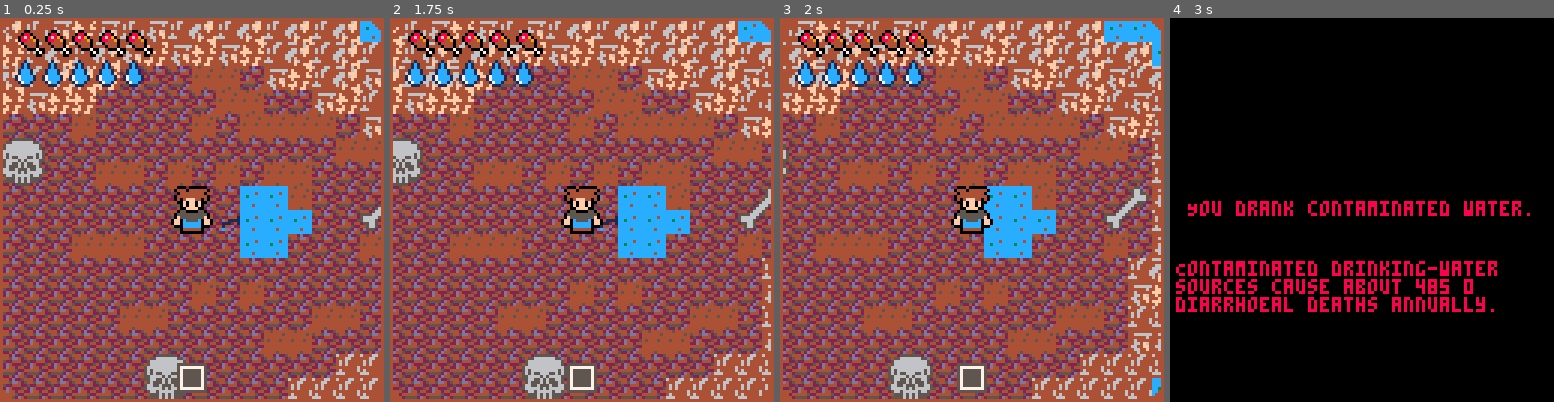
Above: before the commit, frames 1-4 (left to right).
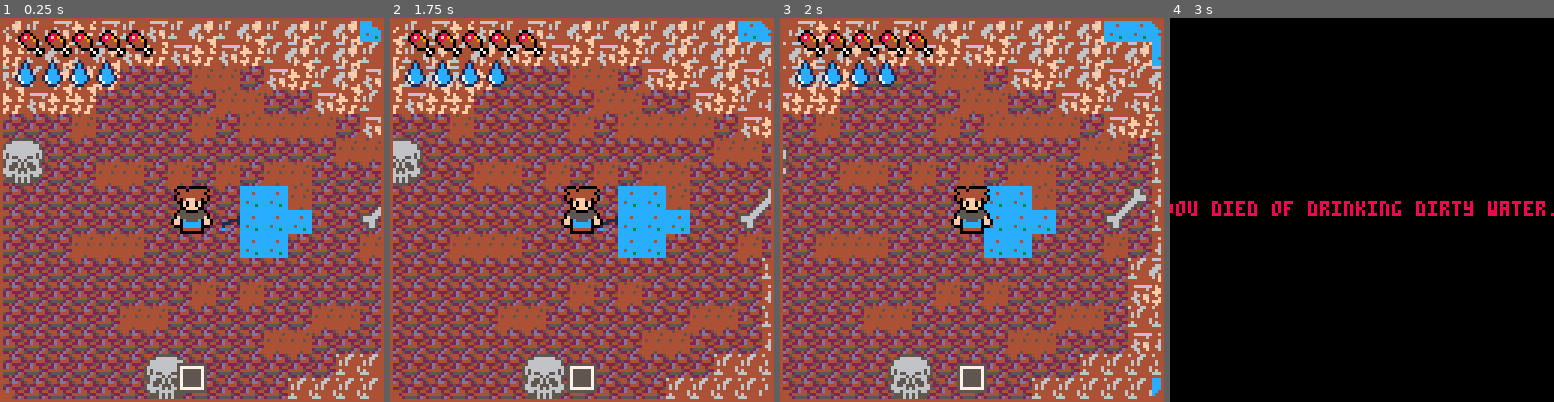
Above: after the commit, the same moments.

Repository: lucaslng/jamhacks-climatastrophe
Game: PICO-8 cartridge climate-collapse.p8
The game is run twice, just before and just after one commit, with the same random seed, the same clock (stepped at 60 frames per second) and the same inputs.
Inputs:
- Up to frame 1 (0.25 s): no input
- Up to frame 2 (1.75 s): tap X (X key) at 0.33, 1.07 s; tap O (Z key) at 0.7, 1.7 s; hold Right from 1.6 s (still down)
- Up to frame 3 (2 s): keep holding Right; tap X (X key) at 1.85 s
- Up to frame 4 (3 s): release Right at 2.1 s; tap O (Z key) at 2.1, 2.5, 2.9 s; hold Up 2.15-2.42 s; hold Right from 2.47 s (still down); tap X (X key) at 2.97 s

The runs differ from the first frame. In frame 1, 0.5% of the frame differs, in the area x 32-99%, y 1-62%; in frame 2, 0.5%; in frame 3, 0.6%; in frame 4, 5.7%, in the area x 0-100%, y 47-77%.

Commit message:
collision bones

Diff:
--- a/climate-collapse.p8
+++ b/climate-collapse.p8
@@ -20,36 +20,6 @@
 
 items = {}
 
--- facts are all found by ChatGPT --
-
-funFactsHunger = {
-"Undernutrition underlies 45% of all child deaths globally about 3.1 million children under five each year.",
-"Six million children die from hunger every year, making malnutrition the single largest contributor to child mortality.",
-"Protein energy malnutrition caused 600 000 deaths in 2010, and micronutrient deficiencies another 84 000."
-}
-
-funFactsBadWater = {
-    "Unsafe water, sanitation, and hygiene are blamed for 842 000 diarrhoeal deaths each year.",
-    "Contaminated drinking-water sources cause about 485 000 diarrhoeal deaths annually.",
-		"Waterborne diseases overall kill roughly 1.5 million people per year worldwide."
-}
-
-funFactsThirst = {
-	"785 million people worldwide still lack even a basic drinking-water service, including 144 million who rely on untreated surface water for daily needs",
-}
-
-funFactsTornado = {
-"The US has roughly 60 tornado related deaths annually.",
-"March 18, 1925 'Tri-State' tornado killed 695 people across Missouri, Illinois and Indiana.",
-"Deadliest tornado in world history: On April 26, 1989, a tornado in Bangladesh claimed at least 1,300 lives."
-}
-
-funFactsTsunami = {
-"The 2004 Indian Ocean tsunami alone killed approximately 227 898 people across 14 countries.",
-"The 2011 Great East Japan tsunami resulted in over 18 500 confirmed deaths, making it the deadliest natural disaster in Japan since 1923. ",
-"Over 500 000 fatalities have been recorded worldwide from tsunamis since modern record-keeping began."
-}
-
 function hcenter(s)
 	return 64 - #s * 2
 end
@@ -70,55 +40,9 @@
 	end
 end
 
-function print_wrap(s, x, y)
-    local text = tostring(s)
-    local words = split(text, " ")
-    local line = ""
-    local newY = y
-
-    for _, w in ipairs(words) do
-        w = tostring(w)
-        if #line + #w + 1 > 30 then
-            print(line, x, newY, red)
-            newY += 6
-            line = w
-        else
-            if line == "" then
-                line = w
-            else
-                line = line.." "..w
-            end
-        end
-    end
-
-    if #line > 0 then
-        print(line, x, newY, red)
-    end
-end
-
-function die(death, message)
-    cls()
-    print(message, hcenter(message), vcenter(), red)
-
-    local facts
-    if death == "hunger" then
-      facts = funFactsHunger
-    elseif death == "thirst" then
-      facts = funFactsThirst
-		elseif death == "bad water" then
-			facts = funFactsBadWater
-    elseif death == "tornado" then
-      facts = funFactsTornado
-    elseif death == "tsunami" then
-      facts = funFactsTsunami
-    else
-      return
-    end
-
-    local fact = rnd(facts)
-    color(red)
-    print_wrap(fact, 2, vcenter()+20)
-    stop()
+function die(message)
+	cls()
+	stop(message, hcenter(message), vcenter(), red)
 end
 
 function _init()
@@ -135,7 +59,7 @@
 		y = 208,
 		fx = false,
 		hunger = 5,
-		thirst = 5
+		thirst = 4
 	}
 
 	function Player:celx()
@@ -182,46 +106,10 @@
 		self.hunger = clamp(self.hunger + amount, 0, 5)
 	end
 
-	function Player:plant()
-		local cx = self:celx()
-		local cy = self:cely()
-
-		for i=1,#plants do
-			if plants[i].x == cx and plants[i].y == cy then
-				return
-			end
-		end
-
-		local seed = {}
-		seed.x = cx
-		seed.y = cy
-		seed.growth = 0
-		seed.growthRate = 350
-		seed.maxGrowth = 300
-		seed.stage = 1
-
-		local types = {"Carrot", "Radish"}
-		seed.type = types[flr(rnd(#types))+1]
-
-		add(plants, seed)
-	end
-
-	function Player:harvest()
-		local cx = self:celx()
-		local cy = self:cely()
-
-		for i=#plants,1,-1 do
-			if plants[i].x == cx and plants[i].y == cy and plants[i].stage == 3 then
-				self:eat(1)
-				deli(plants, i)
-				return true
-			end
-		end
-
-		return false
-	end
-
-	plants = {}
+	function Player:plant(amount)
+
+	end
+
 	tornadoes = {}
 
 	Tornado = {
@@ -283,8 +171,8 @@
 	if Player.hunger_timer == nil then Player.hunger_timer = 0 end
 	if Player.thirst_timer == nil then Player.thirst_timer = 0 end
 
-	if Player.thirst <= 0 then die("thirst", "you died from lack of water") end
-	if Player.hunger <= 0 then die("hunger", "you died from hunger!") end
+	if Player.thirst <= 0 then die("you died from lack of water") end
+	if Player.hunger <= 0 then die("you died from hunger!") end
 
 	if moved then
 		-- hunger drains when moving
@@ -296,8 +184,8 @@
 
 		-- thirst drains when moving
 		Player.thirst_timer += 1
-		if Player.thirst_timer >= 215 then
-			Player.thirst = max(0, Player.thirst - 0.5)
+		if Player.thirst_timer >= 150 then
+			Player.thirst = max(0, Player.thirst - 1)
 			Player.thirst_timer = 0
 		end
 	end
@@ -308,7 +196,7 @@
 		local y = Player:cely()
 
 		if mget(x, y) == 8 then
-			die("bad water", "You drank contaminated water.")
+			die("You died of drinking dirty water.")
 		elseif mget(x, y) == 102 then
 			Player:drink(1)
 		end
@@ -321,23 +209,6 @@
 
 		if mget(x, y) == 39 or mget(x, y) == 40 or mget(x, y) == 55 or mget(x, y) == 56 then
 			Player:plant()
-		end
-	end
-
-	-- harvest and eat plant
-	if btn(5) then
-		Player:harvest()
-	end
-
-	-- update plants
-	for i=1,#plants do
-		local plant = plants[i]
-		if plant.stage < 3 then
-			plant.growth += 1
-			if plant.growth >= plant.growthRate then
-				plant.stage += 1
-				plant.growth = 0
-			end
 		end
 	end
 
@@ -354,7 +225,7 @@
 		end
 	end
 
-	foreach(tornadoes, function(t) t.x += t.vx t.y += t.vy t.lifetime -= 1 if (abs(Player.x - t.x) <= 16 and abs(Player.y - t.y) <= 16) then die("tornado", "you died to a tornado!") end end)
+	foreach(tornadoes, function(t) t.x += t.vx t.y += t.vy t.lifetime -= 1 if (abs(Player.x - t.x) <= 16 and abs(Player.y - t.y) <= 16) then die("you died to a tornado!") end end)
 	if tornadoes[1] != nil and tornadoes[1].lifetime <= 0 then deli(tornadoes, 1) end
 
 	if rnd(100) <= 1 then
@@ -367,7 +238,7 @@
 		add(tsunamies, tsunami)
 	end
 
-	foreach(tsunamies, function(t) t.x += t.v t.lifetime -= 1 if mget(flr(t.x / 8), flr(t.y / 8)) != 8 then t.lifetime -= 2 end if t.x < Player.x and Player.x < t.x + 16 and t.y < Player.y and Player.y < t.y + t.height then die("tsunami", "You died to a tsunami!") end end)
+	foreach(tsunamies, function(t) t.x += t.v t.lifetime -= 1 if mget(flr(t.x / 8), flr(t.y / 8)) != 8 then t.lifetime -= 2 end if t.x < Player.x and Player.x < t.x + 16 and t.y < Player.y and Player.y < t.y + t.height then die("You died to a tsunami!") end end)
 	if tsunamies[1] != nil and tsunamies[1].lifetime <= 0 then deli(tsunamies, 1) end
 
 	if rnd(360) <= 1 then shake = 0.8 end
@@ -388,25 +259,6 @@
 	doshake()
 	camera(Player.x - 64 + shakex, Player.y - 64 + shakey)
 	map(0, 0, 0, 0, 200, 200)
-
-	-- draw plants
-	for i=1,#plants do
-		local plant = plants[i]
-		local sprite = 0
-
-		if plant.type == "Carrot" then
-			if plant.stage == 1 then sprite = 87
-			elseif plant.stage == 2 then sprite = 71
-			else sprite = 117 end
-		else
-			if plant.stage == 1 then sprite = 86
-			elseif plant.stage == 2 then sprite = 70
-			else sprite = 116 end
-		end
-
-		spr(sprite, plant.x * 8, plant.y * 8)
-	end
-
 	palt(black, false)
 	palt(green, true)
 	spr(68, Player.x - 8, Player.y - 8, 2, 2, Player.fx)
@@ -483,13 +335,13 @@
 
 __gfx__
 000000000b3bb3b065555666bbbbbbbbbbbbbbbbbbb1bbbbbbbbbbbb11111111cccccccc00000000000000000000000000000000000000000000000000000000
-000000003bb3bbbb66556665bbb00bbbbbbbbbbbbb1c1bbbbbbbbbbb11111111cccccccc00000000000000000000000000000000000000000000000100000000
-0000000003333bb066666655bb0880bbbbbbbbbbbb1c1bbbbbbbbbbb11111111ccccc4cc00000000000000000000000000000000000000001111100000000000
-0000000000eeee0056655666b08f890bbbbbbbbbb1ccc1bbbbbbbbbb11111111cc3ccccc0000000000000000000000000000000000000001c777710000000000
-0000000002e0e0e066665566b0884490bbbbbbbbb1ccc1bbbbbbbbbb11111111cccccccc000000000000000000000000000000000000001ccccc771000000000
-00000000022eeee066566666bb044440bbbbbbbb17cccc1bbbbbbbbb11111111cccccccc00000000000000000000000000000000000001ccccccc71000000000
-000000000022220055665665bbb04440bbbbbbbb17cccc1bbbbbbbbb11111111cccc4ccc000000000000000000000000000000000000017ccccccc7100000000
-000000000002200066655556bbbb000700bbbbbbb17cc1bbbbbbbbbb11111111cccccccc00000000000000000000000000000000000017ccc11ccc1000000000
+000000003bb3bbbb66556665bbb00bbbbbbbbbbbbb1c1bbbbbbbbbbb11111111cccccccc00000000000000000000000000000000000000000000000000000001
+0000000003333bb066666655bb0880bbbbbbbbbbbb1c1bbbbbbbbbbb11111111cccc4ccc00000000000000000000000000000000000000000000000011111000
+0000000000eeee0056655666b08f890bbbbbbbbbb1ccc1bbbbbbbbbb11111111cccccccc000000000000000000000000000000000000000000000001c7777100
+0000000002e0e0e066665566b0884490bbbbbbbbb1ccc1bbbbbbbbbb11111111cccccccc00000000000000000000000000000000000000000000001ccccc7710
+00000000022eeee066566666bb044440bbbbbbbb17cccc1bbbbbbbbb11111111cc4ccccc0000000000000000000000000000000000000000000001ccccccc710
+000000000022220055665665bbb04440bbbbbbbb17cccc1bbbbbbbbb11111111ccccc3cc00000000000000000000000000000000000000000000017ccccccc71
+000000000002200066655556bbbb000700bbbbbbb17cc1bbbbbbbbbb11111111cccccccc0000000000000000000000000000000000000000000017ccc11ccc10
 4442d2254442d22500000000bbbbbbb070bbbbbbbb111bbbbbbbbbbb0000000000000000000000000000000000000000000000000001cccc10011c1000000000
 5445dd425445dd4200000000bbbbbbb00bbbbbbbbbbbbbbbbbbbbbbb0000000000000000000000000000000000000000000000000001ccc10000010000000000
 252244422522444200000000bbbbbbbbbbbbbbbbbbbbbbbbbbbbbbbb000000000000000000000000000000000000000000000000001cc7c10000100000000000
@@ -611,7 +463,7 @@
 70707070707070707070707070707070707070707070707070707070707070707070707070707070707070707070707070707070707070707070707070707070
 70707070707070707070707070707070707070707070707070707070707070707070707070707070700000000000000000000000000000000000000000000000
 __gff__
-0000000000000080000000000000000000000000000000000000000000000000000000000000000000000000000000000000000000000000000000000000000000000000000000000000000000000000000000000000000000000000000000000000000000000000000000000000000000000000000000000000000000000000
+0000000000000080000000000000000000000000000000000000000000000000000000000000000000000000000000000000000000000000000000000000000080808080000000000000000000000000808080800000000000000000000000008080808000000000000000000000000080808080000000000000000000000000
 0000000000000000000000000000000000000000000000000000000000000000000000000000000000000000000000000000000000000000000000000000000000000000000000000000000000000000000000000000000000000000000000000000000000000000000000000000000000000000000000000000000000000000
 __map__
 0707070707070707070707070707070707070707070707070707070707070707070707070707070707070707070707070707070707070707070707070707070707070707070707070707070707070707070707070707070707070707070707070707070707070707070707070707070707070707070700000000000000000000
